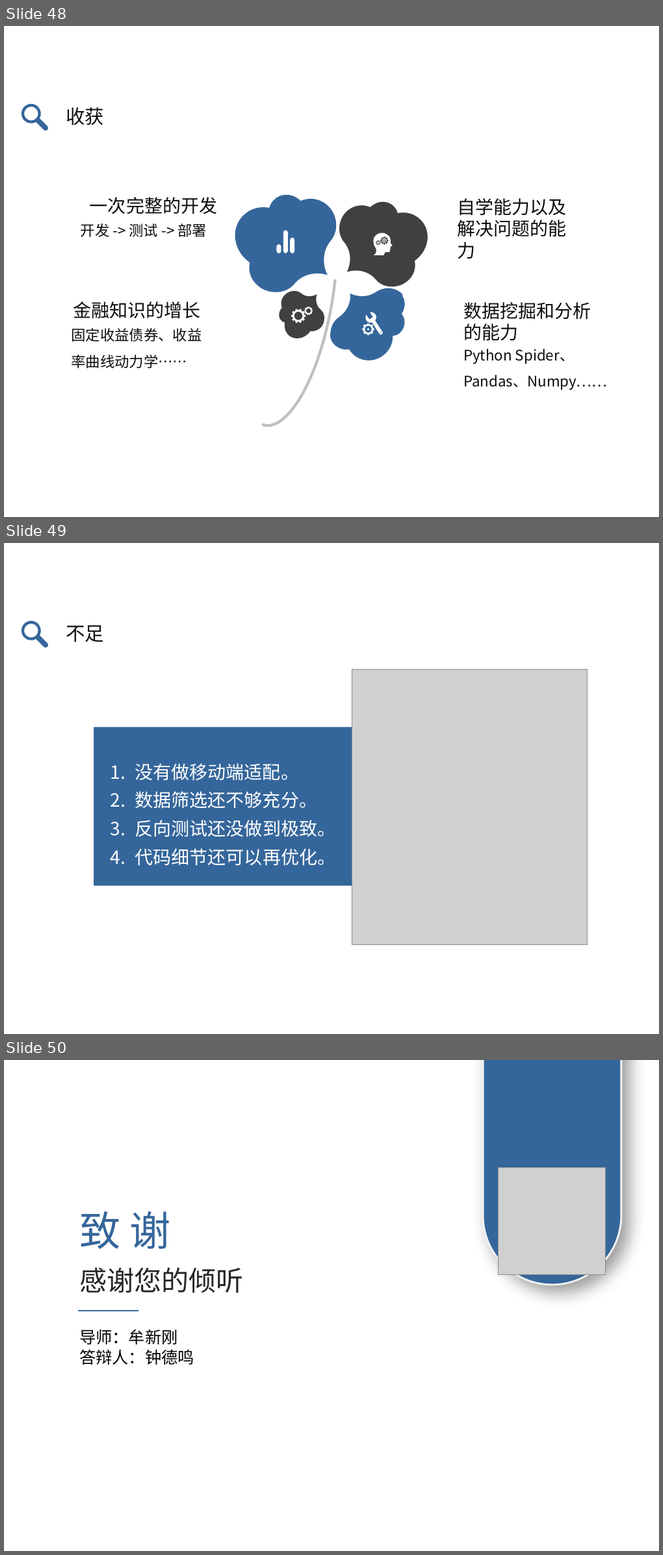
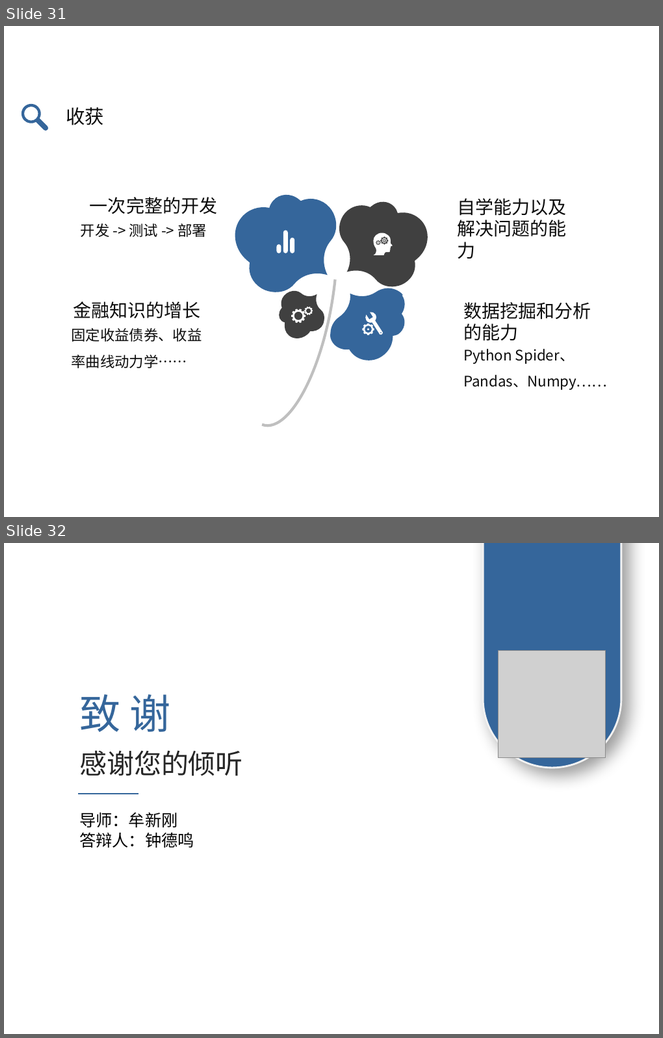
Before and after one commit to zhongdeming428/graduation-design, a slide deck: 阶段性报告/毕设答辩.pptx. Shown one above the other, each under a label of ours: slides 48, 49 and 50 before the commit, slides 31 and 32 after it. The pictures are 663x1555 and 663x1038 pixels, drawn with LibreOffice and Linux fonts; fonts in the diff are those of the drawing; grey boxes stand for pictures. Boxes give left, top, right and bottom in pixels: in the first picture for what was removed or moved away, otherwise in the second. Text is boxed around its words. In the diff, an @@ line names an element or a change of style, - is before the commit and + after.

```diff
--- a/阶段性报告/毕设答辩.pptx
+++ b/阶段性报告/毕设答辩.pptx
@@ slide 49 removed at box(4, 543, 659, 1034), background #FFFFFF @@
@@ freeform shape removed at box(20, 620, 49, 648) @@
@@ text removed at box(66, 625, 105, 642) @@
-不足
@@ picture removed at box(352, 670, 587, 945) @@
@@ rectangle removed at box(94, 727, 470, 886) @@
@@ text removed at box(135, 763, 336, 866) @@
-1. 没有做移动端适配。
-2. 数据筛选还不够充分。
-3. 反向测试还没做到极致。
-4. 代码细节还可以再优化。
@@ what was slide 48 is now slide 31 @@
@@ what was slide 50 is now slide 32 @@
```
Also in this commit, not shown: 7 slides changed, 17 other slides removed, 2 other files.
